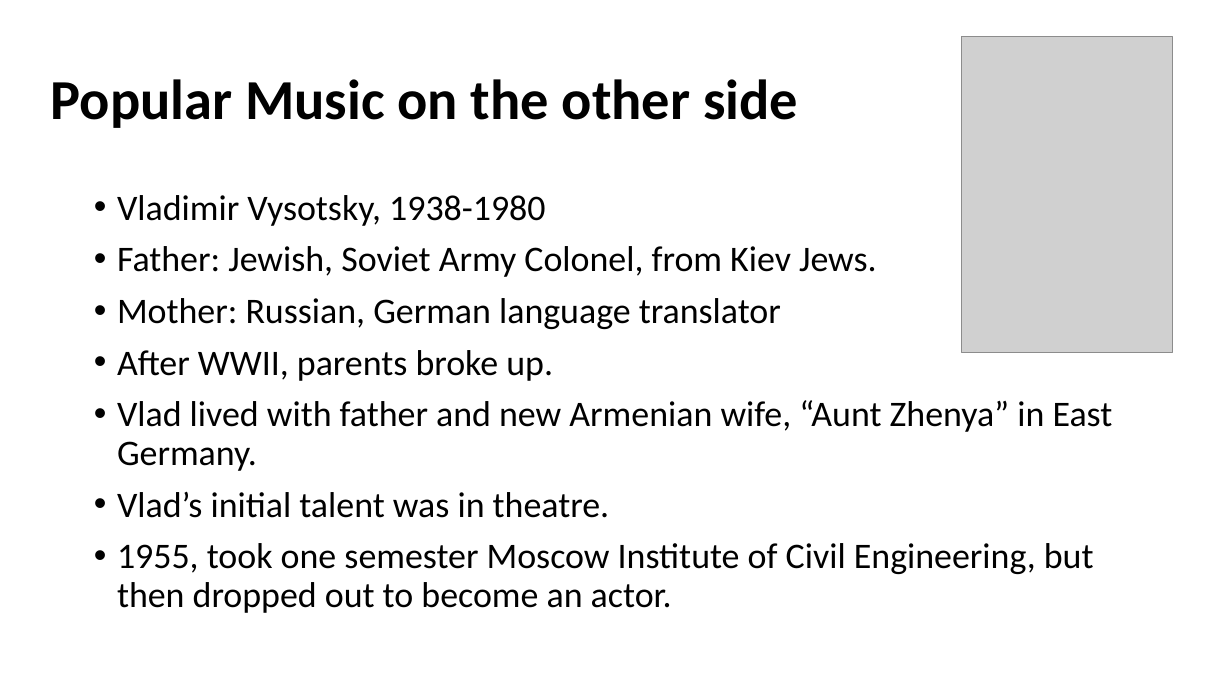
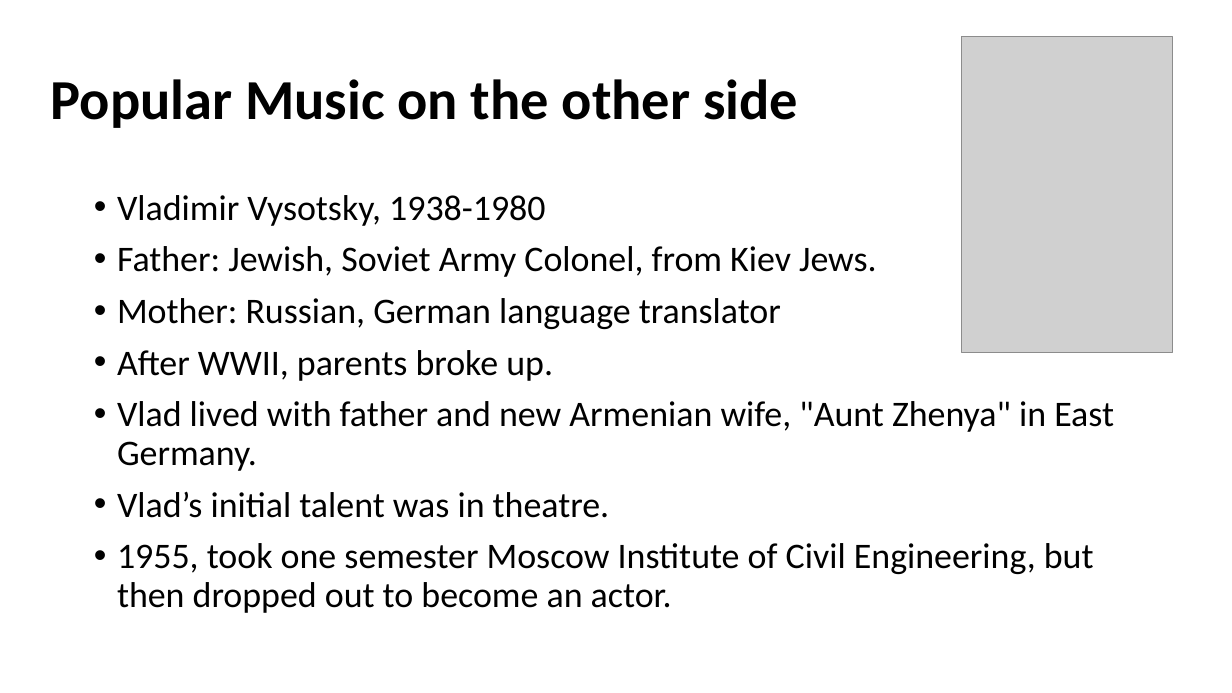
Before and after one commit to mrbaker1917/website, a slide deck: slide 3 of HSTR121/ppts/Rock and Roll outside the West.pptx. Drawn at 1232x693 pixels with LibreOffice and Linux fonts; fonts in the diff are those of the drawing; grey boxes stand for pictures; background and template pictures are left out. Boxes give left, top, right and bottom in pixels: in the first picture for what was removed or moved away, otherwise in the second. Text is boxed around its words. In the diff, an @@ line names an element or a change of style, - is before the commit and + after.

```diff
--- a/HSTR121/ppts/Rock and Roll outside the West.pptx
+++ b/HSTR121/ppts/Rock and Roll outside the West.pptx
@@ text at [117,401,1114,471]: text changed @@
-• Vlad lived with father and new Armenian wife, “Aunt Zhenya” in East Germany.
+• Vlad lived with father and new Armenian wife, "Aunt Zhenya" in East Germany.
```
Also in this commit, not shown: 6 other slides changed, 3 slides added.
